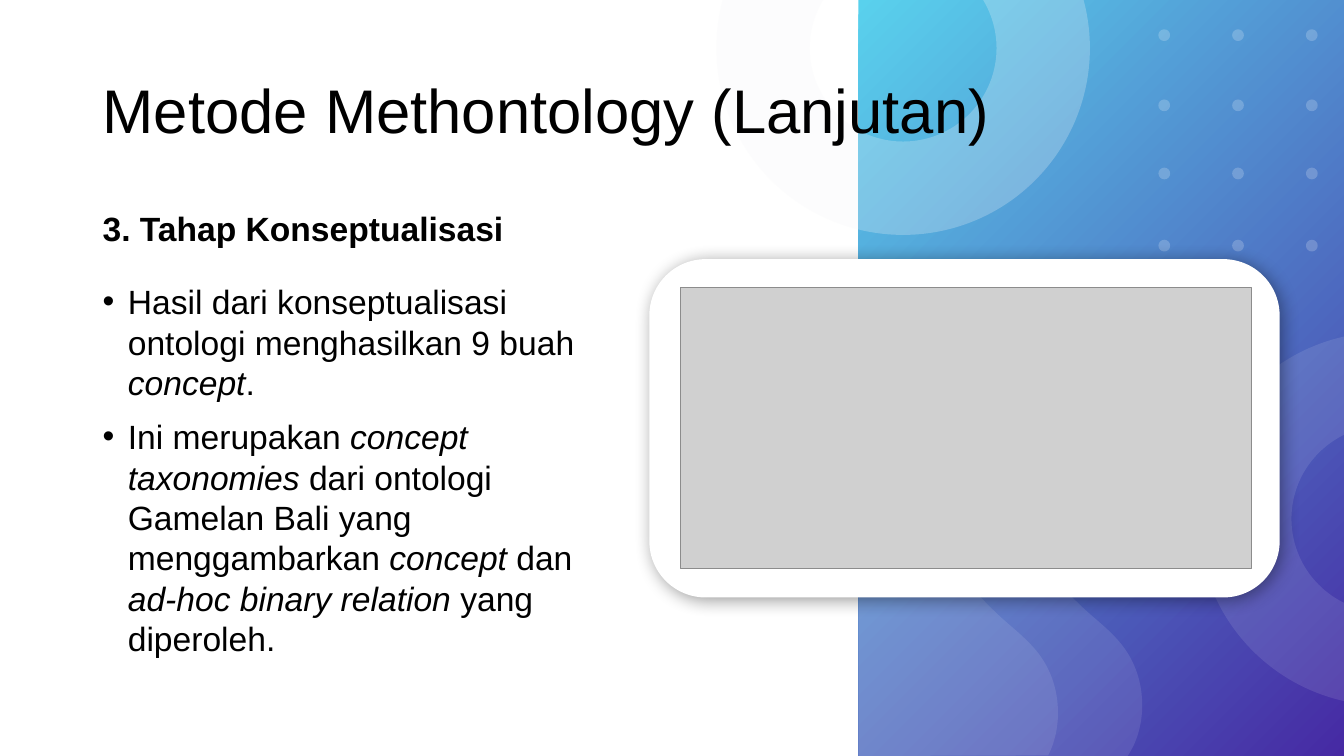
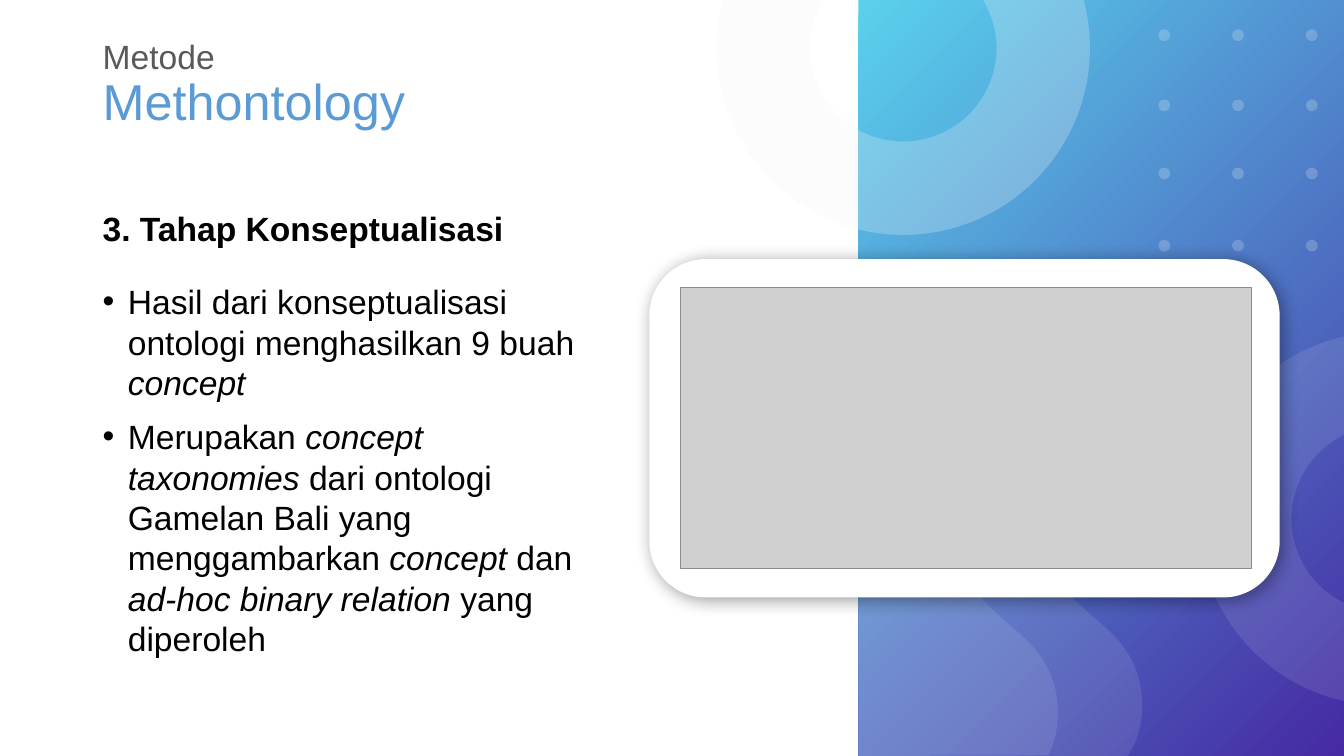
Before and after one commit to wardanacoolant/Tugas-Akhir, a slide deck: slide 21 of Hari-H Sidang/Rancangan Presentasi Skripsi.pptx (slide 20 before the commit). Drawn at 1344x756 pixels with LibreOffice and Linux fonts; fonts in the diff are those of the drawing; grey boxes stand for pictures. Boxes give left, top, right and bottom in pixels: in the first picture for what was removed or moved away, otherwise in the second. Text is boxed around its words. In the diff, an @@ line names an element or a change of style, - is before the commit and + after.

```diff
--- a/Hari-H Sidang/Rancangan Presentasi Skripsi.pptx
+++ b/Hari-H Sidang/Rancangan Presentasi Skripsi.pptx
@@ title at (103,44,405,130): text changed; size 44 to 36 pt; text colour #000000 to #5B9BD5 @@
-Metode Methontology (Lanjutan)
+Metode
+Methontology
@@ text at (128,289,574,658): text changed @@
-• Hasil dari konseptualisasi ontologi menghasilkan 9 buah concept.
-• Ini merupakan concept taxonomies dari ontologi Gamelan Bali yang menggambarkan concept dan ad-hoc binary relation yang diperoleh.
+• Hasil dari konseptualisasi ontologi menghasilkan 9 buah concept
+• Merupakan concept taxonomies dari ontologi Gamelan Bali yang menggambarkan concept dan ad-hoc binary relation yang diperoleh
```
Also in this commit, not shown: 31 other slides changed, 7 slides added, 1 slide removed, 6 other files.
